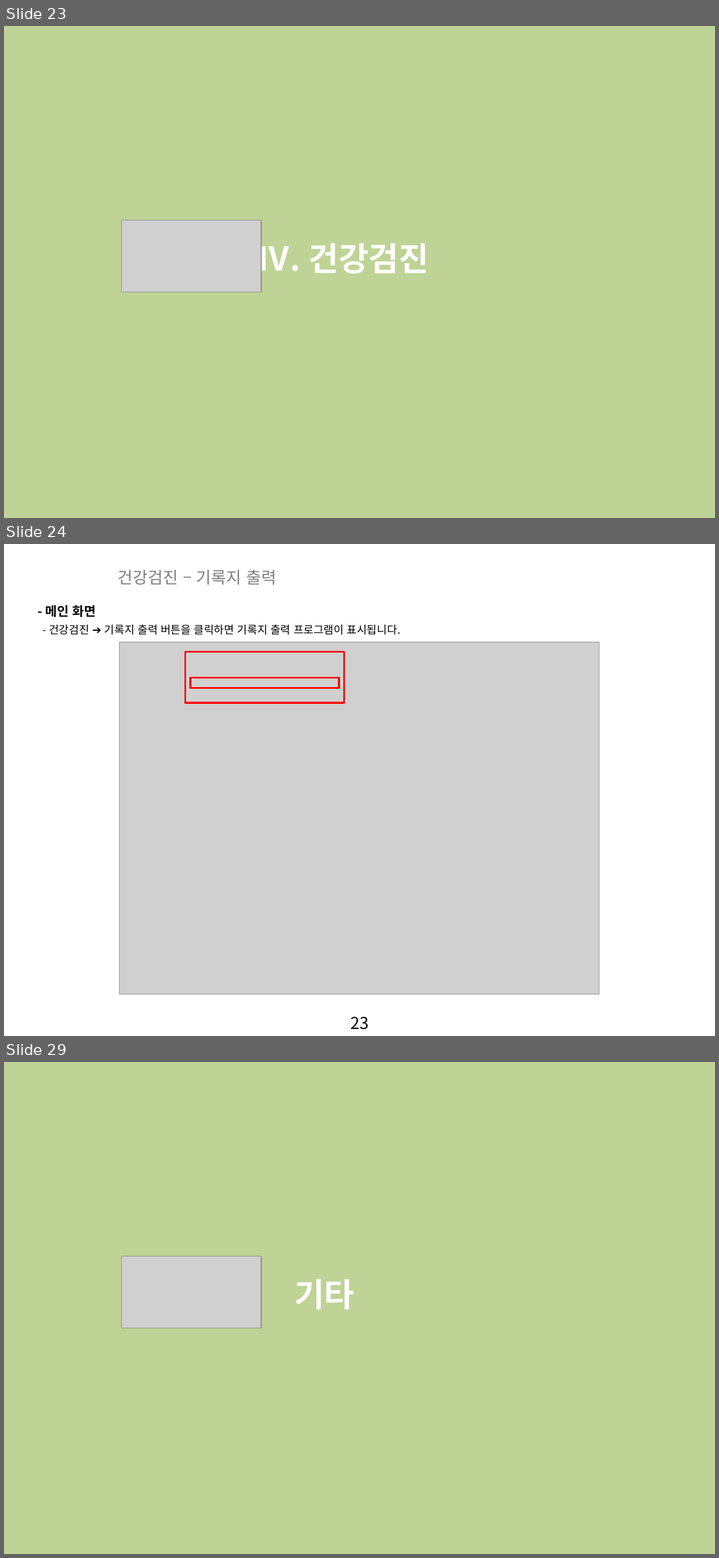
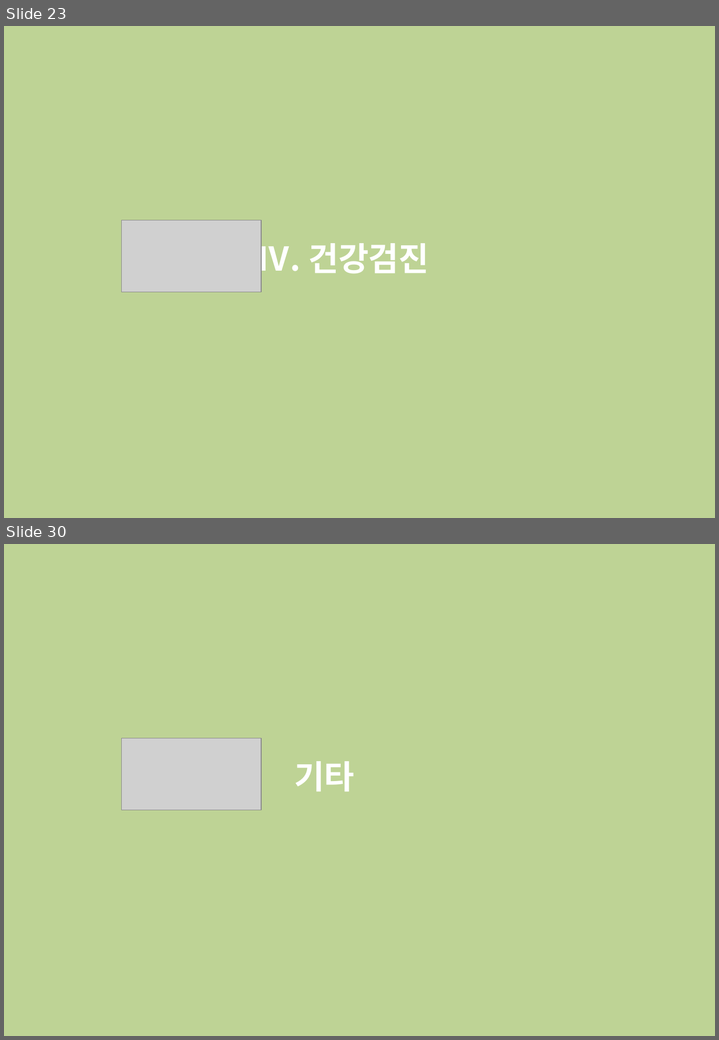
Before and after one commit to zooxop/ailiss_manual, a slide deck: manual/앨리스_매뉴얼_작업중.pptx. Shown one above the other, each under a label of ours: slides 23, 24 and 29 before the commit, slides 23 and 30 after it; the slides between them are not shown. The pictures are 719x1558 and 719x1040 pixels, drawn with LibreOffice and Linux fonts; fonts in the diff are those of the drawing; grey boxes stand for pictures; background and template pictures are left out; a plain dark background stands for a picture behind light text. Boxes give left, top, right and bottom in pixels: in the first picture for what was removed or moved away, otherwise in the second. Text is boxed around its words. In the diff, an @@ line names an element or a change of style, - is before the commit and + after.

```diff
--- a/manual/앨리스_매뉴얼_작업중.pptx
+++ b/manual/앨리스_매뉴얼_작업중.pptx
@@ slide 24 removed at (x1=4, y1=544, x2=715, y2=1036), background picture (left out); not listed: 1 template element that a slide beside it also shows @@
@@ text removed at (x1=118, y1=570, x2=276, y2=585) @@
-건강검진 – 기록지 출력
@@ text removed at (x1=46, y1=605, x2=96, y2=617) @@
-- 메인 화면
@@ text removed at (x1=49, y1=624, x2=397, y2=635) @@
-- 건강검진 ➔ 기록지 출력 버튼을 클릭하면 기록지 출력 프로그램이 표시됩니다.
@@ picture removed at (x1=120, y1=642, x2=599, y2=995) @@
@@ rectangle removed at (x1=185, y1=651, x2=344, y2=703) @@
@@ rectangle removed at (x1=190, y1=678, x2=339, y2=688) @@
@@ what was slide 29 is now slide 30 @@
```
Also in this commit, not shown: 4 slides changed, 2 slides added.
